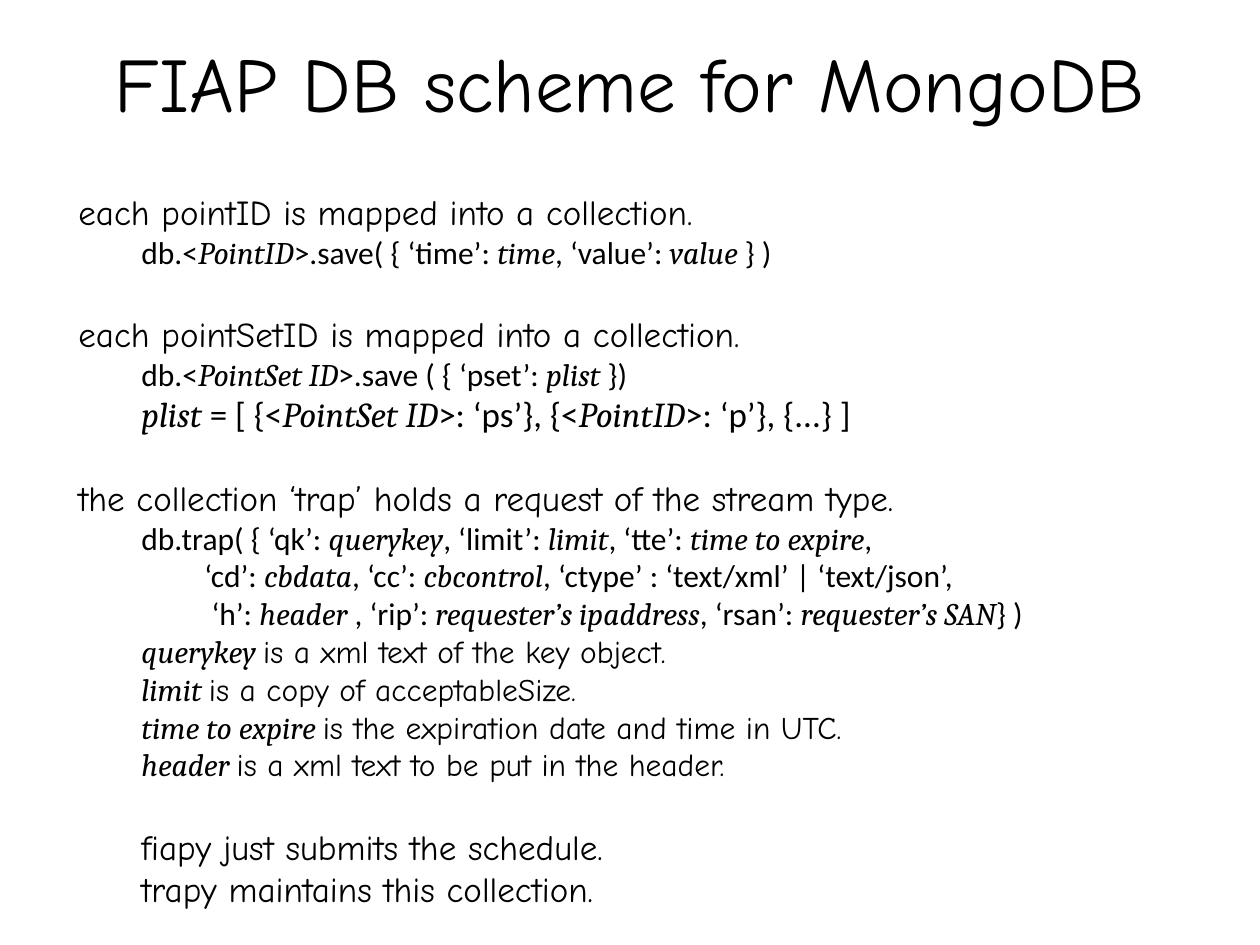
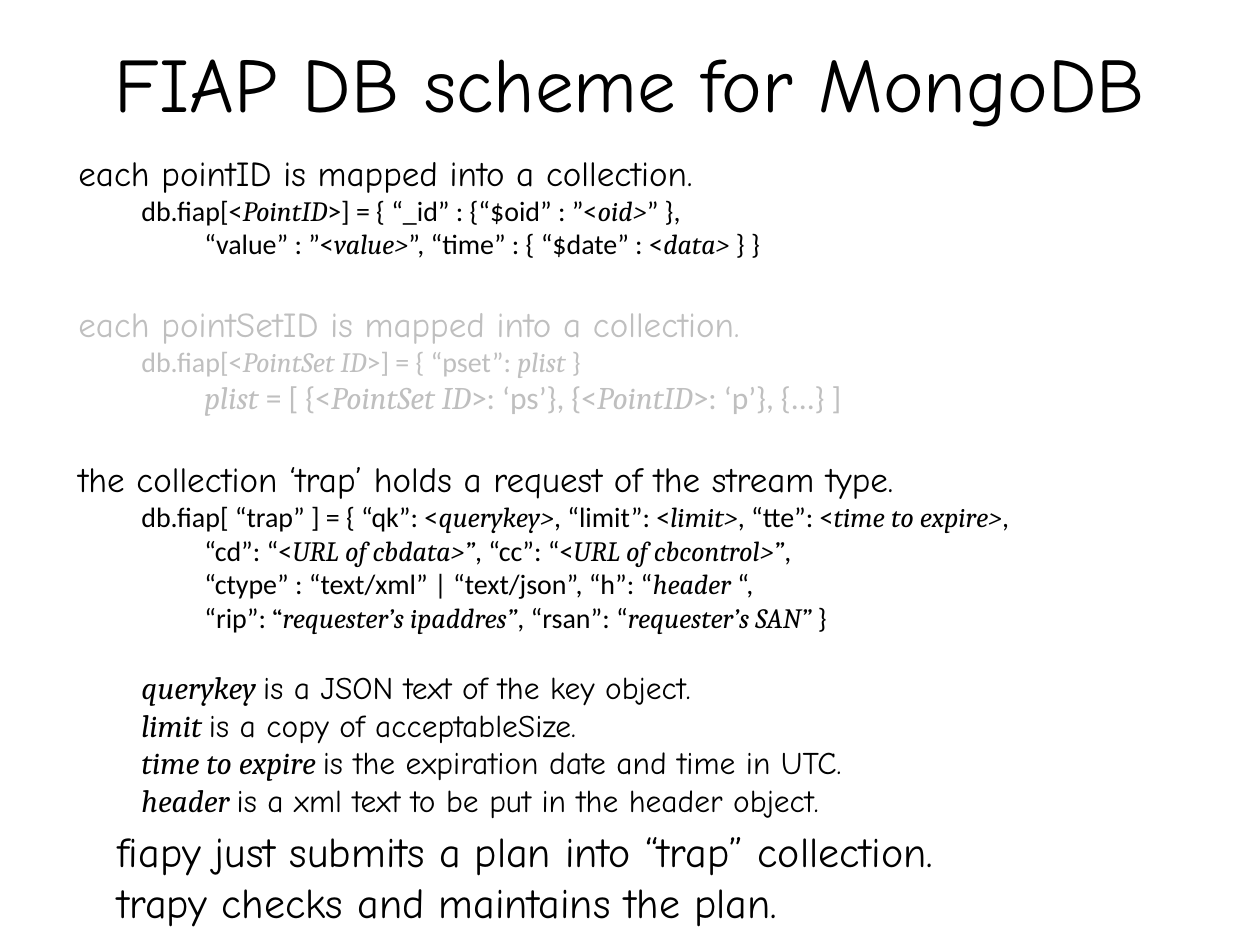
Before and after one commit to tanupoo/fiapy, a slide deck: slide 13 of doc/fiapy.pptx. Drawn at 1260x945 pixels with LibreOffice and Linux fonts; fonts in the diff are those of the drawing. Boxes give left, top, right and bottom in pixels: in the first picture for what was removed or moved away, otherwise in the second. Text is boxed around its words. In the diff, an @@ line names an element or a change of style, - is before the commit and + after.

Commit message:
updated

```diff
--- a/doc/fiapy.pptx
+++ b/doc/fiapy.pptx
@@ text "each pointID is mapped into ...": place and size @@
-text "each pointID is mapped into ..." at bbox=[78, 201, 1006, 909]
+text "each pointID is mapped into ..." at bbox=[78, 162, 1009, 818]
@@ text at bbox=[141, 200, 730, 258]: text changed; size 18 to 16 pt @@
-db.<PointID>.save( { ‘time’: time, ‘value’: value } )
+  db.fiap[<PointID>] = { “_id” : {“$oid” : ”<oid>” },
+  “value” : ”<value>”, “time” : { “$date” : <data> } }
@@ text at bbox=[78, 313, 774, 416]: text colour #000000 to #BFBFBF in "each pointSetID is mapped into a collection.", "plist = [ {<PointSet ID>: ‘ps’}, {<PointID>: ..."; size 20 to 18 pt in "plist = [ {<PointSet ID>: ‘ps’}, {<PointID>: ..."; list level 1 to 2 in "plist = [ {<PointSet ID>: ..." @@
@@ text at bbox=[141, 352, 565, 378]: text changed; size 18 to 16 pt; text colour #000000 to #BFBFBF @@
-db.<PointSet ID>.save ( { ‘pset’: plist })
+  db.fiap[<PointSet ID>] = { “pset”: plist }
@@ text at bbox=[141, 506, 1009, 706]: text changed; size 18 to 16 pt @@
-  db.trap( { ‘qk’: querykey, ‘limit’: limit, ‘tte’: time to expire,
-  ‘cd’: cbdata, ‘cc’: cbcontrol, ‘ctype’ : ‘text/xml’ | ‘text/json’,
-    ‘h’: header , ‘rip’: requester’s ipaddress, ‘rsan’: requester’s SAN} )
-  querykey is a xml text of the key object.
+  db.fiap[ “trap” ] = { “qk”: <querykey>, “limit”: <limit>, “tte”: <time to expire>,
+  “cd”: “<URL of cbdata>”, “cc”: “<URL of cbcontrol>”,
+  “ctype” : “text/xml” | “text/json”, “h”: “header “,
+  “rip”: “requester’s ipaddres”, “rsan”: “requester’s SAN” }
+  querykey is a JSON text of the key object.
@@ text at bbox=[141, 790, 819, 818]: text changed; size 20 to 18 pt @@
-  header is a xml text to be put in the header.
-  fiapy just submits the schedule.
-  trapy maintains this collection.
+  header is a xml text to be put in the header object.
@@ text added at bbox=[117, 837, 934, 927], 24 pt, text #000000 @@
+  fiapy just submits a plan into “trap” collection.
+  trapy checks and maintains the plan.
```
Also in this commit, not shown: 6 other slides changed.
